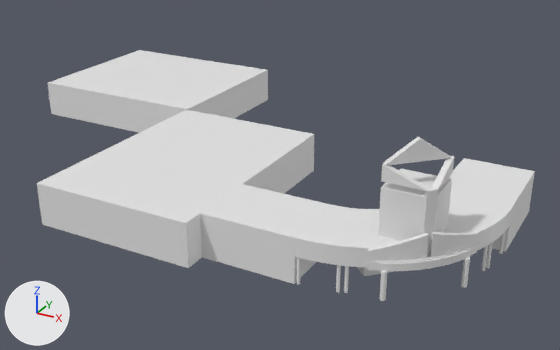
The FBX model Cedar Fishing/Assets/Buildings/DMC.fbx, before and after one commit.
Rendered twice from a 50 mm camera at (73.0, -183.0, 107.0) aimed at (-44.0, 30.0, 0.0). Arrows for +X, +Y and +Z are at lower left; the lights stay in place. Where no turn or scale is listed for an object, it has been applied to the vertices.
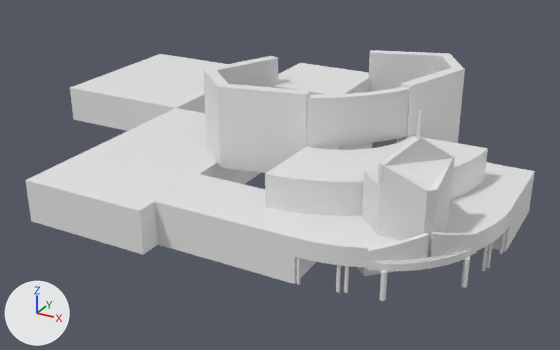
Edits to the bpy script that builds the scene:
```text
Change me_cube_027:
    where me_cube_027.from_pydata(...)  # 8 vertices, 6 faces; spans x -6.77..5.13, y -0.85..0.85, z -2.24..2.24
    verts and faces of me_cube_027; kept vertices keep their numbers, new ones are numbered from 8
    me_cube_027 part 1
    add delete_faces([(0, 2, 6, 4)])
    add for new, old in zip([*range(8, 12)], [0, 2, 4, 6]): verts[new] = verts[old] + (0.0, 0.0, -1.69)
    add faces += [(0, 2, 9, 8), (8, 9, 11, 10), (4, 10, 11, 6), (2, 6, 11, 9), (0, 8, 10, 4)]
Add me_cube_003:
    me_cube_003.from_pydata([(-1.58, -0.21, -3.16), (-1.58, -0.21, 3.16), (0.21, 1.58, -3.16), (0.21, 1.58, 3.16), (-0.21, -1.58, -3.16), (-0.21, -1.58, 3.16), (1.58, 0.21, -3.16), (1.58, 0.21, 3.16)], [], [(0, 1, 3, 2), (2, 3, 7, 6), (6, 7, 5, 4), (4, 5, 1, 0), (2, 6, 4, 0), (7, 3, 1, 5)])
Add me_cube_032_1:
    me_cube_032_1.from_pydata([(3.12, -4.93, -6.6), (3.12, -4.93, 6.6), (-4.91, 3.16, -6.6), (-4.91, 3.16, 6.6), (4.91, -3.16, -6.6), (4.91, -3.16, 6.6), (-3.12, 4.93, -6.6), (-3.12, 4.93, 6.6)], [], [(0, 1, 3, 2), (2, 3, 7, 6), (6, 7, 5, 4), (4, 5, 1, 0), (2, 6, 4, 0), (7, 3, 1, 5)])
Change ob_cube_016:
    ob_cube_016.location: (17.4, -10.8, 35.7) -> (17.4, -10.8, 36.0)
Change ob_cube_004:
    ob_cube_004.location: (-21.2, -18.7, 6.7) -> (-36.2, -18.7, 6.7)
Change ob_cube_014:
    ob_cube_014.location: (24.0, -11.1, 30.6) -> (23.8, -11.1, 30.6)
Change ob_cube_010:
    ob_cube_010.location: (-61.9, -21.9, 6.7) -> (-71.7, -21.9, 6.7)
    ob_cube_010.scale: (1.0, 1.0, 1.19) -> (0.799, 1.0, 1.19)
Change ob_cube_011:
    ob_cube_011.location: (-122.9, 69.7, 6.8) -> (-118.9, 69.0, 6.8)
    ob_cube_011.scale: (1.0, 1.0, 0.655) -> (0.75, 1.0, 0.655)
Change ob_cube_013:
    ob_cube_013.location: (17.8, -17.3, 30.7) -> (17.7, -17.3, 30.7)
Add ob_cube_024:
    ob_cube_024 = bpy.data.objects.new('Cube.024', me_cube_050)  # 16 vertices, 14 faces; spans x -13.4..13.4, y -4.6..4.6, z -14.2..11.4
    ob_cube_024.location = (-34.9, 3.8, 27.8)
Add ob_cube_029:
    ob_cube_029 = bpy.data.objects.new('Cube.029', me_cube_041)  # 16 vertices, 14 faces; spans x -7.0..7.0, y -12.9..12.9, z -14.3..11.4
    ob_cube_029.location = (-54.5, 24.0, 27.8)
Add ob_cube_030:
    ob_cube_030 = bpy.data.objects.new('Cube.030', me_cube_042)  # 12 vertices, 10 faces; spans x -13.2..13.2, y -6.1..6.1, z -4.4..11.4
    ob_cube_030.location = (-11.8, 62.6, 27.7)
Add ob_cube_025:
    ob_cube_025 = bpy.data.objects.new('Cube.025', me_cube_037)  # 16 vertices, 14 faces; spans x -6.5..6.5, y -9.2..9.2, z -13.6..11.4
    ob_cube_025.location = (3.6, 59.5, 27.6)
Add ob_cube_026:
    ob_cube_026 = bpy.data.objects.new('Cube.026', me_cube_051)  # 268 vertices, 266 faces; spans x -12.9..10.7, y -10.4..12.7, z -7.4..7.4
    ob_cube_026.location = (-9.4, 15.5, 30.8)
Add ob_cube_027:
    ob_cube_027 = bpy.data.objects.new('Cube.027', me_cube_040)  # 16 vertices, 14 faces; spans x -6.1..6.1, y -13.2..13.2, z -13.6..11.4
    ob_cube_027.location = (4.1, 40.1, 27.8)
Add ob_cube_017:
    ob_cube_017 = bpy.data.objects.new('Cube.017', me_cube_031_1)  # 33 vertices, 13 faces; spans x -8.43..4.93, y -4.9..8.53, z -1.59..4.48
    ob_cube_017.location = (19.7, -13.2, 28.3)
Add ob_cube_031:
    ob_cube_031 = bpy.data.objects.new('Cube.031', me_cube_043)  # a box spanning x -14.7..14.7, y -14.7..14.7, z -14.9..14.9
    ob_cube_031.location = (-38.2, 47.3, 15.6)
Add ob_cube_020:
    ob_cube_020 = bpy.data.objects.new('Cube.020', me_cube_049)  # 618 vertices, 616 faces; spans x -31.5..15.8, y -15.6..31.4, z -7.1..2.8
    ob_cube_020.location = (9.4, -2.1, 20.6)
Add ob_cube_023:
    ob_cube_023 = bpy.data.objects.new('Cube.023', me_cube_003)
    ob_cube_023.location = (23.3, -4.7, 29.8)
Add ob_cube_028:
    ob_cube_028 = bpy.data.objects.new('Cube.028', me_cube_039)  # 16 vertices, 14 faces; spans x -8.2..8.2, y -7.9..7.9, z -14.2..11.4
    ob_cube_028.location = (-53.2, 7.1, 27.8)
Add ob_cube_022:
    ob_cube_022 = bpy.data.objects.new('Cube.022', me_cube_003.copy())
    ob_cube_022.location = (11.3, -16.7, 29.8)
Add ob_cylinder_008:
    ob_cylinder_008 = bpy.data.objects.new('Cylinder.008', me_cylinder_009)  # 64 vertices, 34 faces; spans x -1.01..1.01, y -1.01..1.01, z -6.11..6.11
    ob_cylinder_008.location = (17.4, -10.7, 39.5)
Add ob_cube_018:
    ob_cube_018 = bpy.data.objects.new('Cube.018', me_cube_032_1)
    ob_cube_018.location = (7.9, -13.2, 20.1)
```

What differs and where, as boxes [x1, y1, x2, y2] in the pictures (560 x 350 px):
'Cube.010', moved, rescaled (15% narrower, 7% shorter)
    before: [37, 110, 314, 268]
    after: [25, 108, 261, 255]
'Cube.011', moved, rescaled
    before: [48, 50, 268, 133]
    after: [70, 54, 227, 131]
'Cube.004', moved
    before: [200, 184, 331, 284]
    after: [155, 174, 266, 270]
'Cube.020', added
    after: [265, 135, 488, 216]
'Cube.024', added
    after: [218, 84, 310, 173]
'Cube.026', added
    after: [306, 87, 409, 147]
'Cube.027', added
    after: [397, 67, 465, 143]
'Cube.031', added
    after: [271, 63, 372, 150]
'Cube.030', added
    after: [369, 50, 450, 92]
'Cube.029', added
    after: [204, 56, 278, 87]
'Cube.028', added
    after: [203, 69, 230, 166]
'Cube.016', moved
    before: [383, 137, 452, 166]
    after: [383, 137, 453, 165]
'Cube.017', added
    after: [384, 158, 453, 187]
'Cube.018', added
    after: [362, 169, 381, 235]
'Cube.013', reshaped, moved (14% taller)
    before: [381, 163, 430, 191]
    after: [382, 165, 429, 197]
'Cube.014', moved
    before: [432, 156, 454, 190]
    after: [431, 159, 453, 195]
'Cube.025', added
    after: [440, 54, 464, 71]
'Cylinder.008', added
    after: [416, 110, 423, 139]
'Cube.022', added
    after: [378, 161, 385, 188]
part 1 of me_cube_027, built on
    after: [382, 182, 427, 197]
'Cube.021', unchanged, uncovered by the edit
    after: [244, 207, 320, 284]
